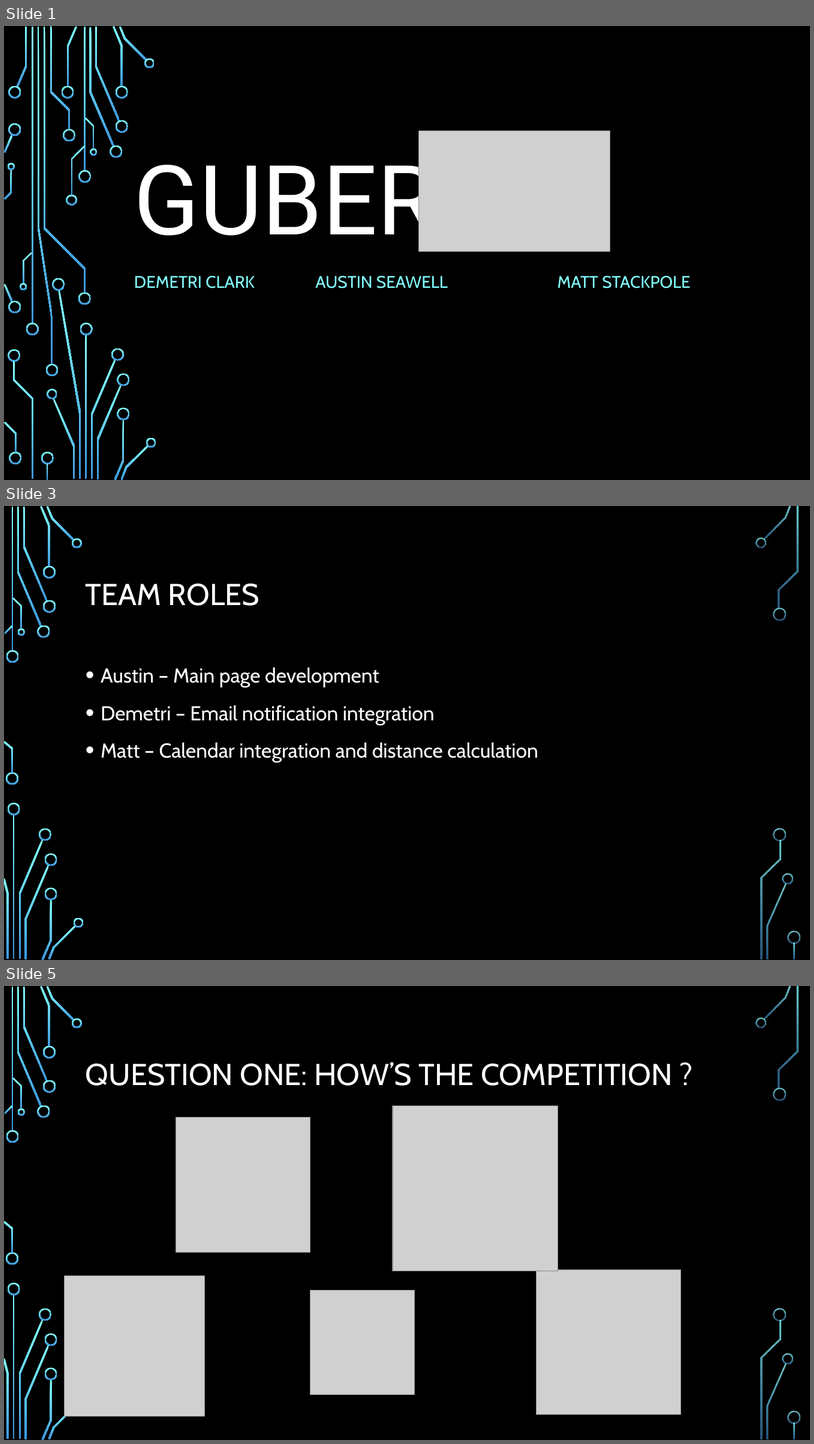
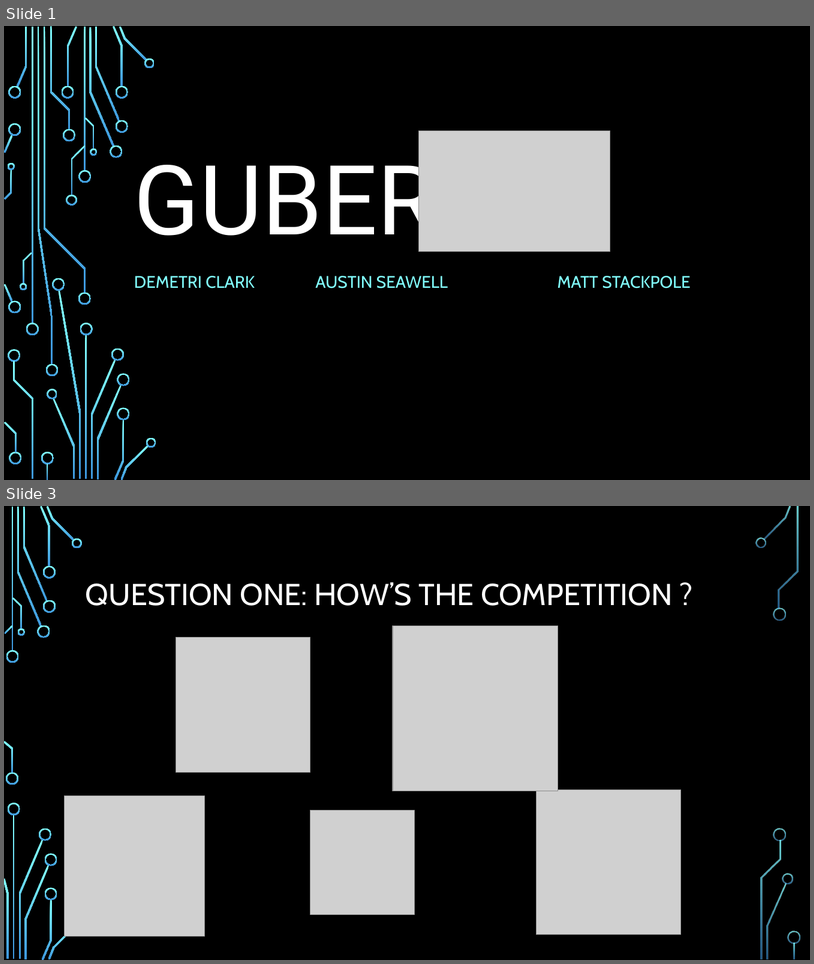
Before and after one commit to soft-eng-practicum/Guber, a slide deck: Planning/1stPitch.pptx. Shown one above the other, each under a label of ours: slides 1, 3 and 5 before the commit, slides 1 and 3 after it; the slides between them are not shown. The pictures are 814x1444 and 814x964 pixels, drawn with LibreOffice and Linux fonts; fonts in the diff are those of the drawing; grey boxes stand for pictures; background and template pictures are left out. Boxes give left, top, right and bottom in pixels: in the first picture for what was removed or moved away, otherwise in the second. Text is boxed around its words. In the diff, an @@ line names an element or a change of style, - is before the commit and + after.

```diff
--- a/Planning/1stPitch.pptx
+++ b/Planning/1stPitch.pptx
@@ slide 3 removed at (4, 506, 810, 960), background picture (left out); not listed: 35 template elements that a slide beside it also shows @@
@@ title removed at (86, 583, 260, 606) @@
-TEAM ROLES
@@ text removed at (101, 667, 538, 762) @@
-• Austin – Main page development
-• Demetri – Email notification integration
-• Matt – Calendar integration and distance calculation
@@ freeform shape removed at (74, 918, 84, 927) @@
@@ what was slide 5 is now slide 3 @@
```
Also in this commit, not shown: 2 slides changed, 2 slides added, 1 other slide removed.
